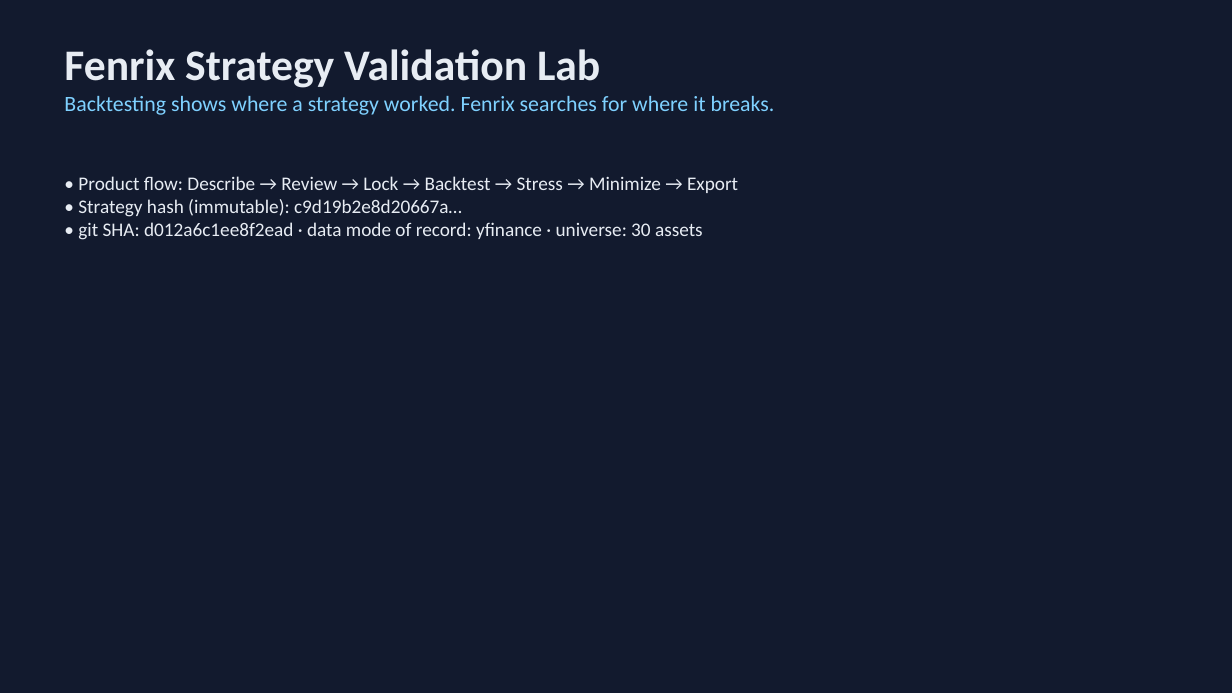
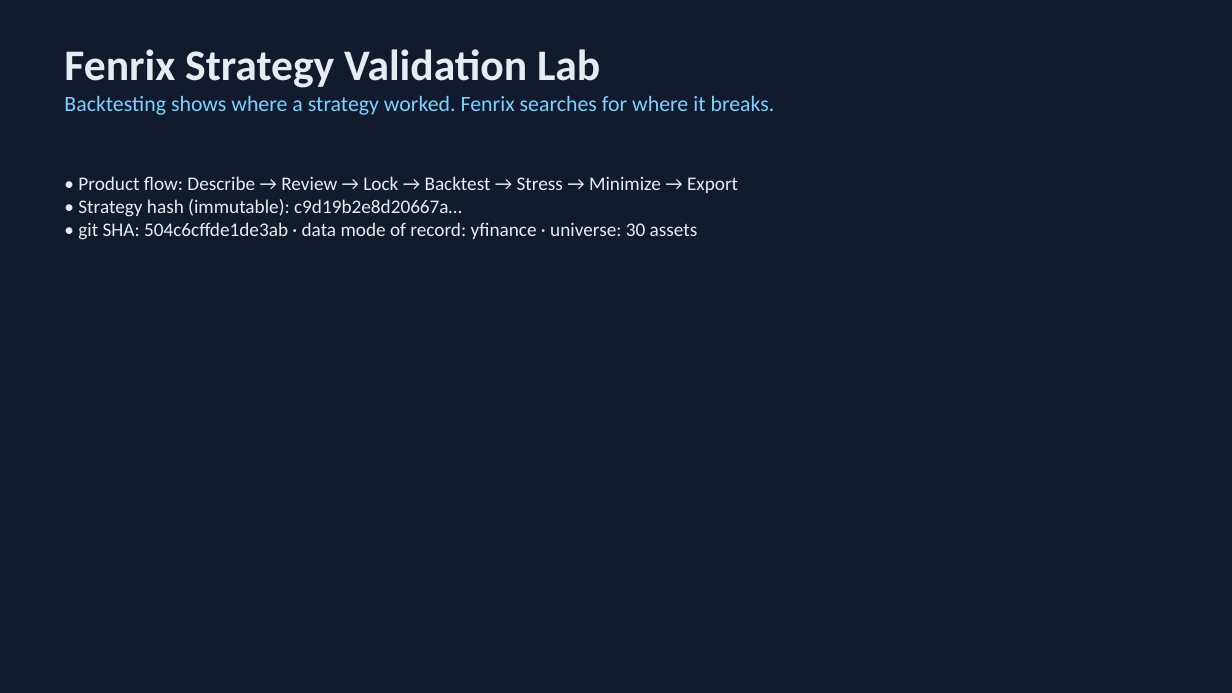
Before and after one commit to Scott-Switzer/market-fuzzer, a slide deck: slide 1 of app/static/pitch-deck/fenrix_deck.pptx. Drawn at 1232x693 pixels with LibreOffice and Linux fonts; fonts in the diff are those of the drawing. Boxes give left, top, right and bottom in pixels: in the first picture for what was removed or moved away, otherwise in the second. Text is boxed around its words. In the diff, an @@ line names an element or a change of style, - is before the commit and + after.

```diff
--- a/app/static/pitch-deck/fenrix_deck.pptx
+++ b/app/static/pitch-deck/fenrix_deck.pptx
@@ text at bbox=[78, 222, 698, 240]: text changed @@
-• git SHA: d012a6c1ee8f2ead · data mode of record: yfinance · universe: 30 assets
+• git SHA: 504c6cffde1de3ab · data mode of record: yfinance · universe: 30 assets
```
Also in this commit, not shown: 3 other slides changed, 7 other files.
